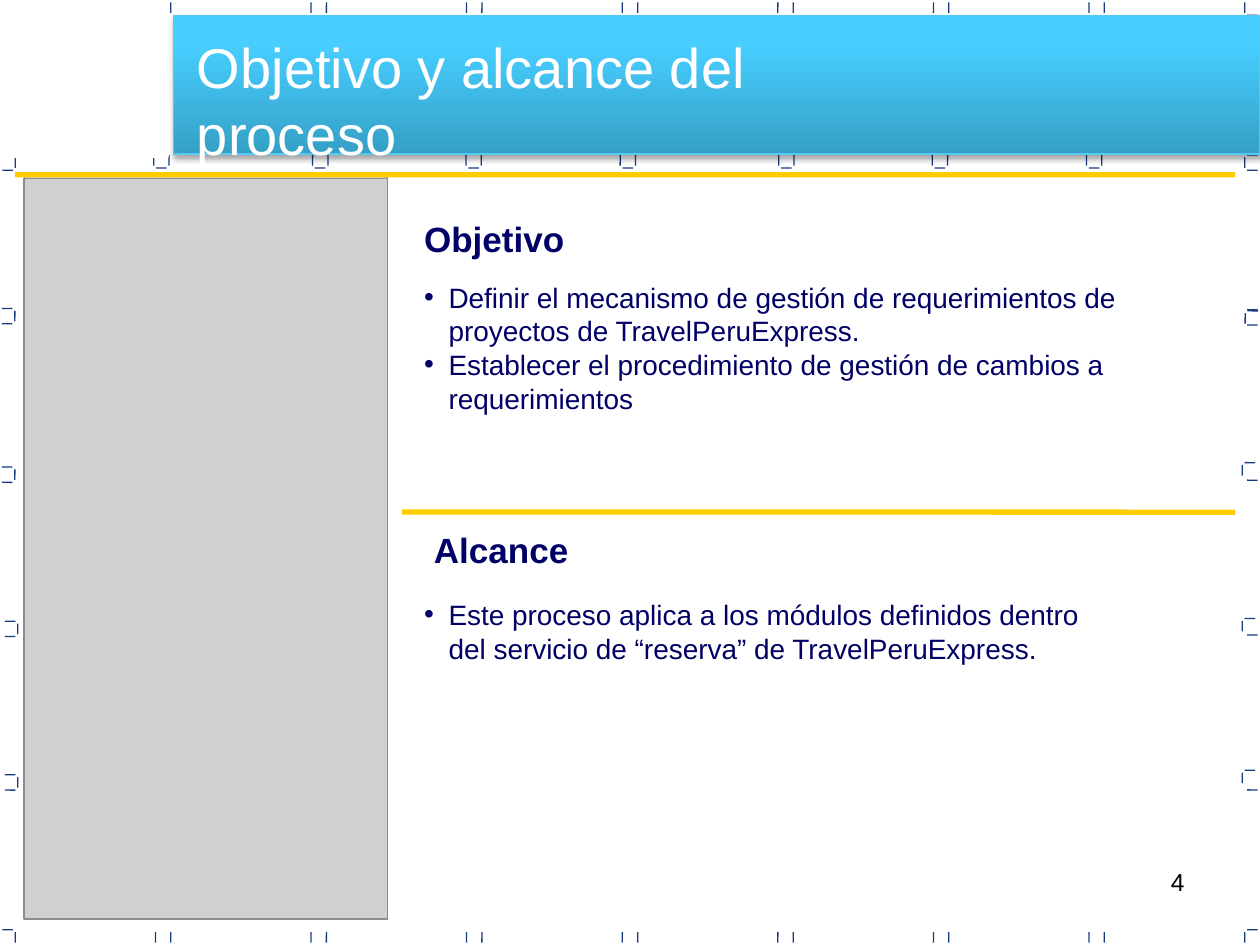
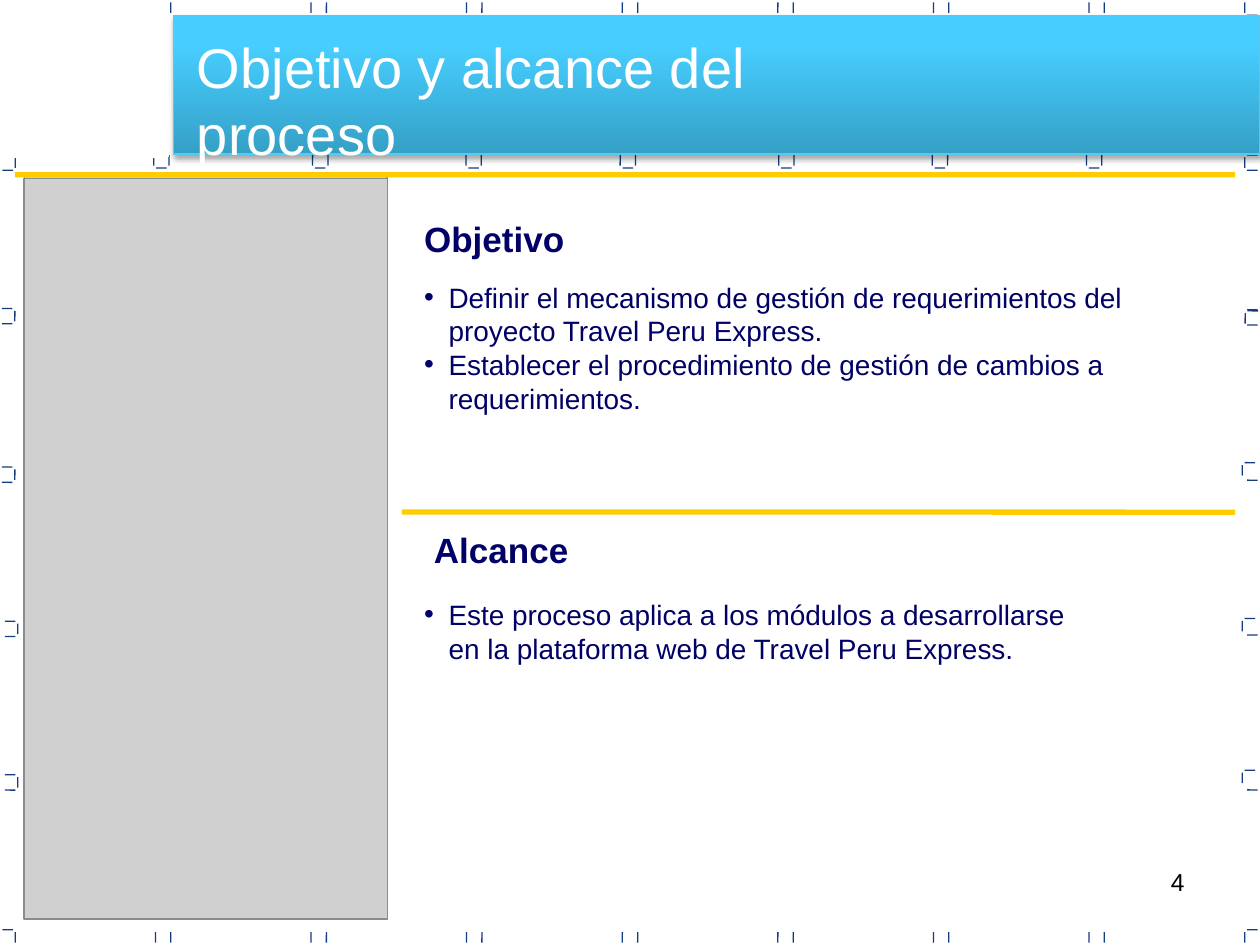
Before and after one commit to RSegura7/Travel-Peru-Express-Documentos, a slide deck: slide 4 of Area de proceso REQM/PGREQ_V0.1.pptx. Drawn at 1260x945 pixels with LibreOffice and Linux fonts; fonts in the diff are those of the drawing; grey boxes stand for pictures. Boxes give left, top, right and bottom in pixels: in the first picture for what was removed or moved away, otherwise in the second. Text is boxed around its words. In the diff, an @@ line names an element or a change of style, - is before the commit and + after.

```diff
--- a/Area de proceso REQM/PGREQ_V0.1.pptx
+++ b/Area de proceso REQM/PGREQ_V0.1.pptx
@@ text at (x1=449, y1=287, x2=1121, y2=414): text changed @@
-• Definir el mecanismo de gestión de requerimientos de proyectos de TravelPeruExpress.
-• Establecer el procedimiento de gestión de cambios a requerimientos
+• Definir el mecanismo de gestión de requerimientos del proyecto Travel Peru Express.
+• Establecer el procedimiento de gestión de cambios a requerimientos.
@@ text at (x1=449, y1=604, x2=1064, y2=664): text changed @@
-• Este proceso aplica a los módulos definidos dentro del servicio de “reserva” de TravelPeruExpress.
+• Este proceso aplica a los módulos a desarrollarse en la plataforma web de Travel Peru Express.
```
Also in this commit, not shown: 7 other slides changed, 12 other files.
